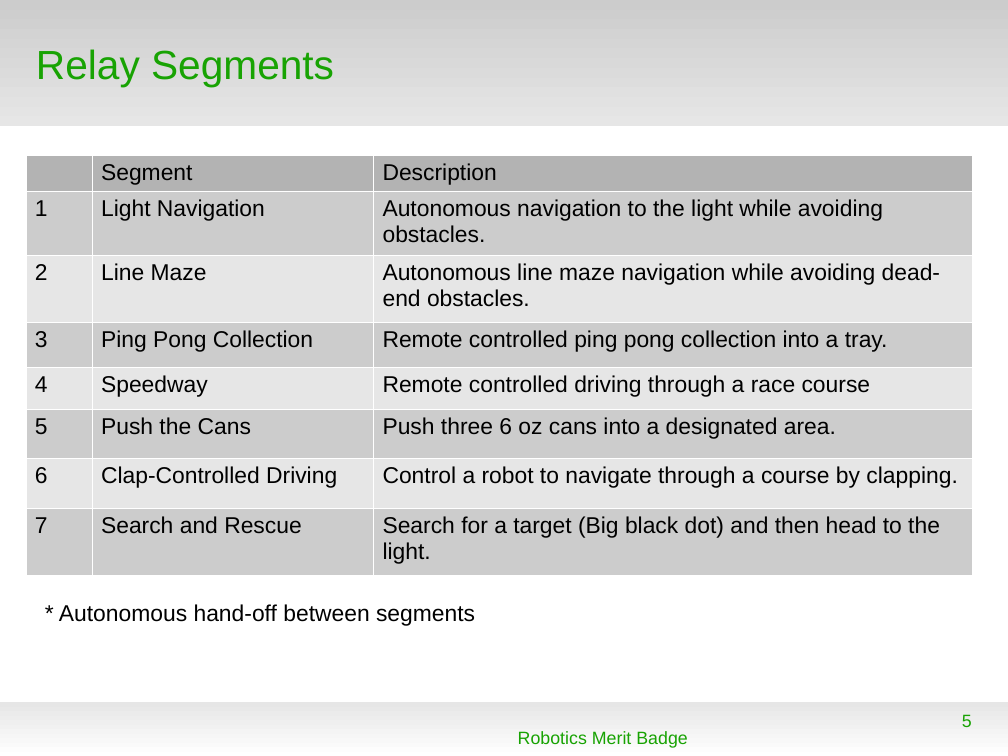
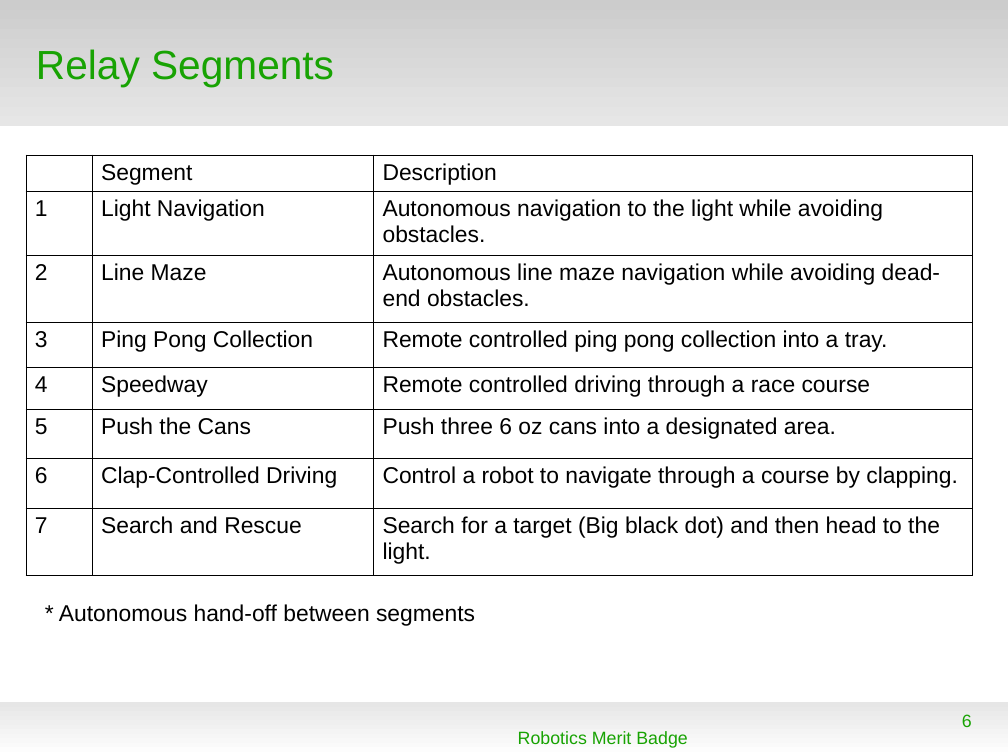
Before and after one commit to mcli/RoboticsMB, a slide deck: slide 6 of doc/2016Competition.odp (slide 5 before the commit). Drawn at 1008x756 pixels with LibreOffice and Linux fonts; fonts in the diff are those of the drawing; background and template pictures are left out. Boxes give left, top, right and bottom in pixels: in the first picture for what was removed or moved away, otherwise in the second. Text is boxed around its words. In the diff, an @@ line names an element or a change of style, - is before the commit and + after.

```diff
--- a/doc/2016Competition.odp
+++ b/doc/2016Competition.odp
@@ table at [26, 155, 972, 570] @@
@@ fill #B3B3B3 to none in 2 cells @@
@@ fill #CCCCCC to none in 12 cells @@
@@ fill #E6E6E6 to none in 9 cells @@
@@ borders changed @@
```
Also in this commit, not shown: 4 other slides changed, 1 slide added, 2 other files.
